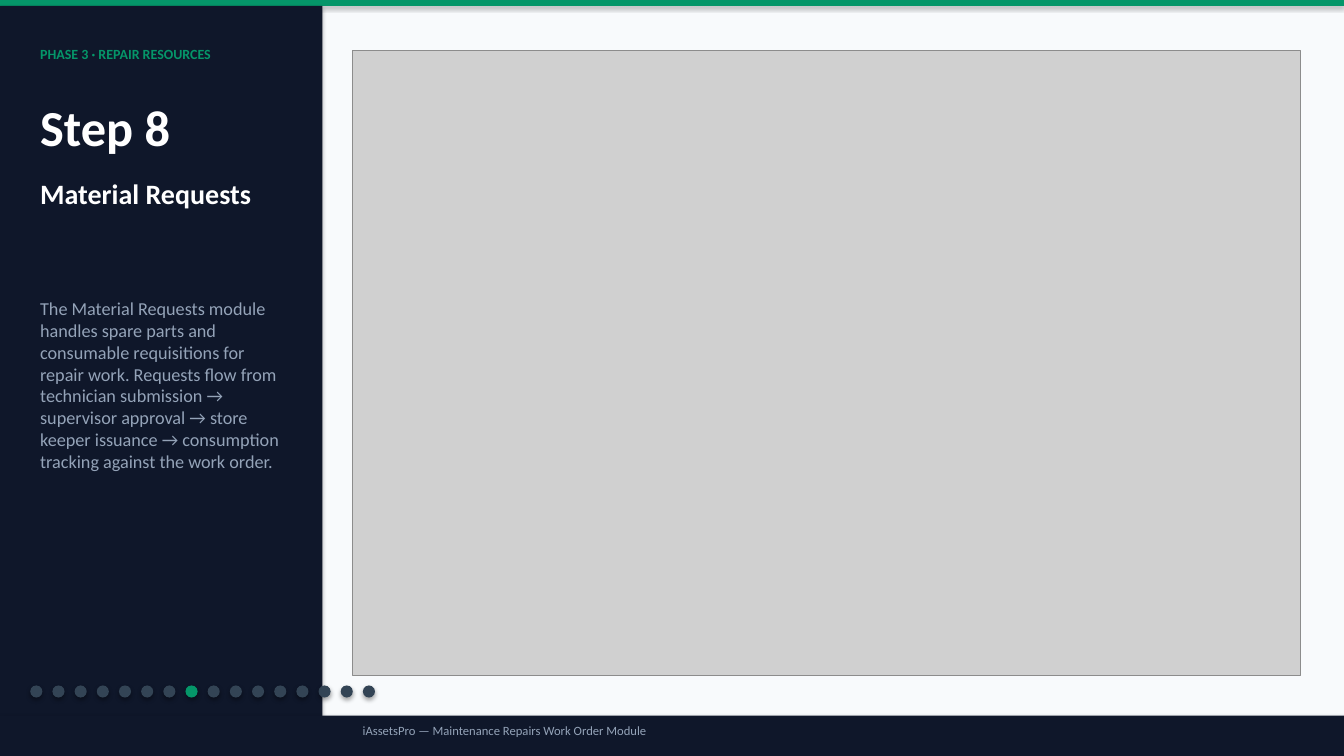
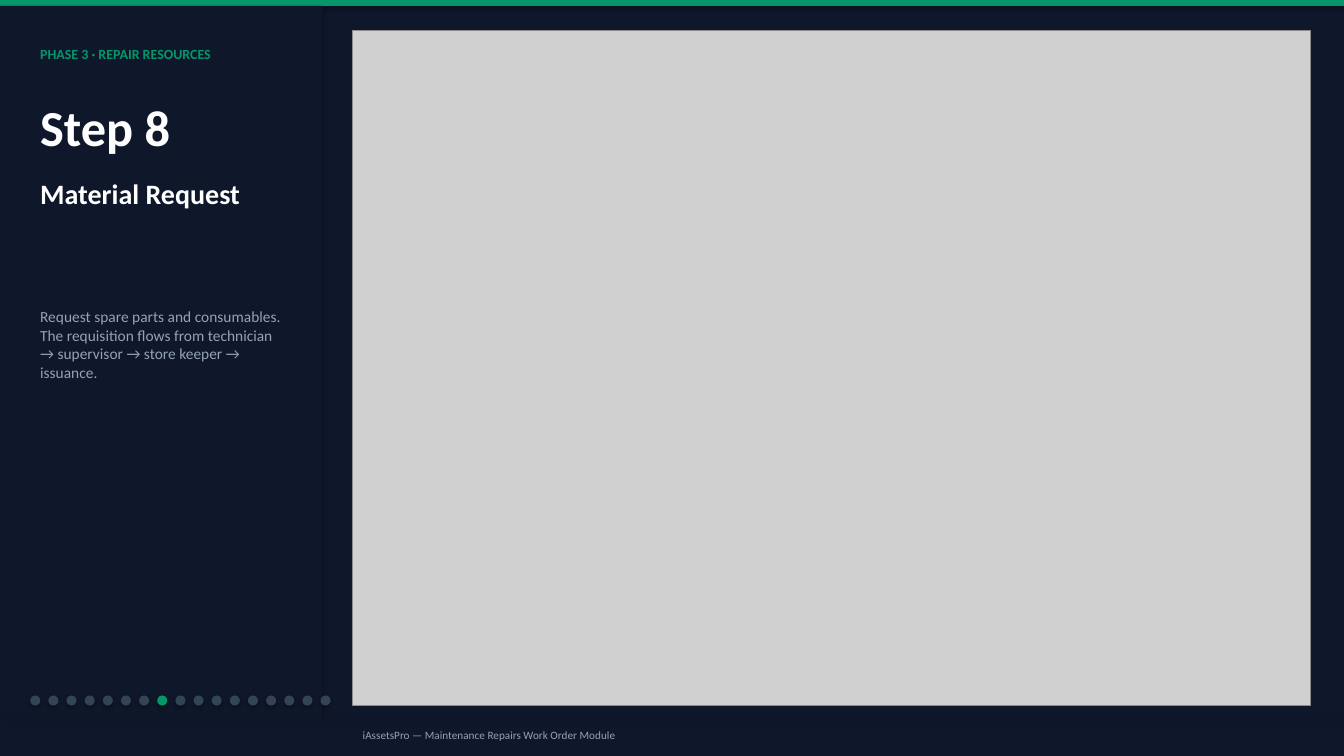
Before and after one commit to christianagbotah/eam-system, a slide deck: slide 10 of public/WO-Workflow-Presentation.pptx. Drawn at 1344x756 pixels with LibreOffice and Linux fonts; fonts in the diff are those of the drawing; grey boxes stand for pictures. Boxes give left, top, right and bottom in pixels: in the first picture for what was removed or moved away, otherwise in the second. Text is boxed around its words. In the diff, an @@ line names an element or a change of style, - is before the commit and + after.

```diff
--- a/public/WO-Workflow-Presentation.pptx
+++ b/public/WO-Workflow-Presentation.pptx
@@ background #F8FAFC to #0F172A @@
@@ picture: place and size @@
-picture at (353,50,1301,676)
+picture at (353,30,1311,706)
@@ text at (40,184,240,209): text changed @@
-Material Requests
+Material Request
@@ text at (40,311,281,378): text changed; size 13 to 11 pt @@
-The Material Requests module handles spare parts and consumable requisitions for repair work. Requests flow from technician submission → supervisor approval → store keeper issuance → consumption tracking against the work order.
+Request spare parts and consumables. The requisition flows from technician → supervisor → store keeper → issuance.
@@ ellipse: place and size @@
-ellipse at (30,686,42,698)
+ellipse at (30,696,40,706)
@@ ellipse: place and size @@
-ellipse at (52,686,65,698)
+ellipse at (48,696,58,706)
@@ ellipse: place and size @@
-ellipse at (75,686,87,698)
+ellipse at (67,696,77,706)
@@ ellipse: place and size @@
-ellipse at (97,686,109,698)
+ellipse at (85,696,95,706)
@@ ellipse: place and size @@
-ellipse at (119,686,131,698)
+ellipse at (103,696,113,706)
@@ ellipse: place and size @@
-ellipse at (141,686,153,698)
+ellipse at (121,696,131,706)
@@ ellipse: place and size @@
-ellipse at (163,686,175,698)
+ellipse at (139,696,149,706)
@@ ellipse: place and size @@
-ellipse at (186,686,198,698)
+ellipse at (157,696,167,706)
@@ ellipse: place and size @@
-ellipse at (208,686,220,698)
+ellipse at (175,696,186,706)
@@ ellipse: place and size @@
-ellipse at (230,686,242,698)
+ellipse at (194,696,204,706)
@@ ellipse: place and size @@
-ellipse at (252,686,264,698)
+ellipse at (212,696,222,706)
@@ ellipse: place and size @@
-ellipse at (274,686,286,698)
+ellipse at (230,696,240,706)
@@ ellipse: place and size @@
-ellipse at (296,686,309,698)
+ellipse at (248,696,258,706)
@@ ellipse: place and size @@
-ellipse at (319,686,331,698)
+ellipse at (266,696,276,706)
@@ ellipse: place and size @@
-ellipse at (341,686,353,698)
+ellipse at (284,696,294,706)
@@ ellipse: place and size @@
-ellipse at (363,686,375,698)
+ellipse at (302,696,313,706)
@@ ellipse added at (321,696,331,706), fill #334455 @@
@@ rectangle: place and size @@
-rectangle at (0,716,1344,756)
+rectangle at (0,721,1344,756)
@@ text "iAssetsPro — Maintenance Repairs Work ..." at (363,731,615,741): size 9 to 8 pt @@
```
Also in this commit, not shown: 15 other slides changed, 5 slides added, 2 slides removed, 1 other file.
